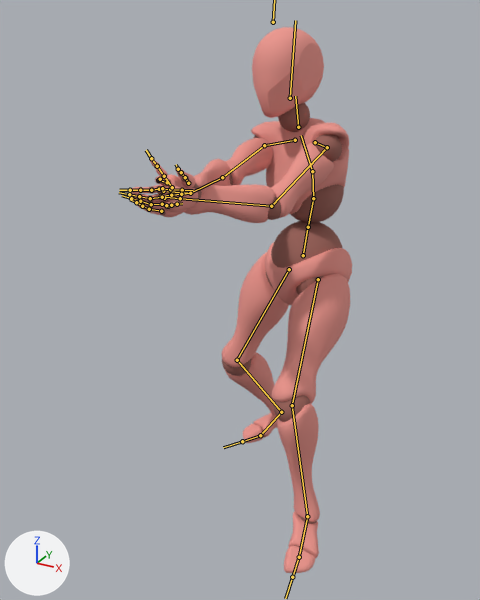
An edit to the FBX model Assets/Imported/Player.fbx, drawn before and after from the same camera.
Both versions are drawn from a 50 mm camera at (0.862, -2.055, 1.72) aimed at (-0.118, -0.274, 0.829). Lighting does not change. The marker at lower left points along +X, +Y and +Z. Both versions are drawn at frame 16 of the action 'mixamo.com'; the numbers are the values there. The bones that bend it are drawn over the model as lines.

Names of what the first picture shows: 'Beta_Joints', 'Beta_Surface'.
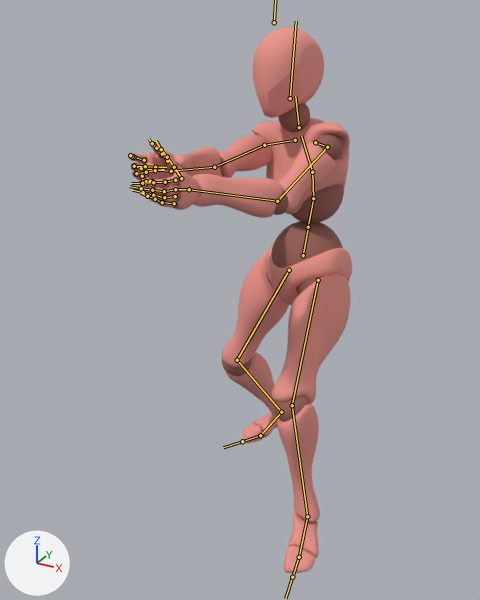
Commit message: fix: player hands distance

Where the change shows, as pixel boxes [x1, y1, x2, y2] in the pictures (480 x 600 px):
```json
{"object": "Beta_Surface", "change": "posed", "before": [130, 27, 352, 573], "after": [128, 28, 352, 573]}
{"object": "Beta_Joints", "change": "posed", "before": [138, 103, 344, 549], "after": [131, 103, 344, 549]}
{"bone": "mixamorig:RightArm", "before": "(264, 145) to (222, 177)", "after": "(264, 145) to (214, 167)"}
{"bone": "mixamorig:RightForeArm", "before": "(222, 177) to (190, 193)", "after": "(214, 167) to (171, 171)"}
{"bone": "mixamorig:RightHand", "before": "(190, 193) to (167, 191)", "after": "(171, 171) to (145, 169)"}
{"bone": "mixamorig:LeftArm", "before": "(327, 147) to (271, 206)", "after": "(327, 147) to (277, 201)"}
{"bone": "mixamorig:LeftForeArm", "before": "(271, 206) to (180, 198)", "after": "(277, 201) to (189, 189)"}
{"bone": "mixamorig:LeftHand", "before": "(180, 198) to (165, 197)", "after": "(189, 189) to (177, 189)"}
```

Edits to the scene script, one JSON object a line:
```json
{"block": "bone_mixamorig_rightshoulder", "where": "bone_mixamorig_rightshoulder = bpy.data.objects['Armature'].pose.bones['mixamorig:RightShoulder']  # child of 'mixamorig:Spine2'"}
{"op": "set", "path": "bone_mixamorig_rightshoulder.rotation_quaternion", "old": "(0.872, 0.048, 0.297, -0.386)", "new": "(0.872, 0.037, 0.305, -0.382)", "note": "degrees (-10, 34, -51) -> degrees (-12, 34, -51)"}
{"block": "bone_mixamorig_rightarm", "where": "bone_mixamorig_rightarm = bpy.data.objects['Armature'].pose.bones['mixamorig:RightArm']  # child of 'mixamorig:RightShoulder'"}
{"op": "set", "path": "bone_mixamorig_rightarm.rotation_quaternion", "old": "(0.832, 0.297, 0.161, -0.44)", "new": "(0.847, 0.245, 0.197, -0.429)", "note": "degrees (25, 32, -49) -> degrees (17, 33, -49)"}
{"block": "bone_mixamorig_rightforearm", "where": "bone_mixamorig_rightforearm = bpy.data.objects['Armature'].pose.bones['mixamorig:RightForeArm']  # child of 'mixamorig:RightArm'"}
{"op": "set", "path": "bone_mixamorig_rightforearm.rotation_quaternion", "old": "(0.984, 0.0, -0.004, -0.18)", "new": "(0.985, 0.0, 0.014, -0.171)", "note": "degrees (0, 0, -21) -> degrees (0, 2, -20)"}
{"block": "bone_mixamorig_righthand", "where": "bone_mixamorig_righthand = bpy.data.objects['Armature'].pose.bones['mixamorig:RightHand']  # child of 'mixamorig:RightForeArm'"}
{"op": "set", "path": "bone_mixamorig_righthand.rotation_quaternion", "old": "(0.902, -0.253, 0.349, 0.0)", "new": "(0.902, -0.248, 0.348, 0.06)", "note": "degrees (-36, 39, -13) -> degrees (-33, 41, -5)"}
{"block": "bone_mixamorig_leftshoulder", "where": "bone_mixamorig_leftshoulder = bpy.data.objects['Armature'].pose.bones['mixamorig:LeftShoulder']  # child of 'mixamorig:Spine2'"}
{"op": "set", "path": "bone_mixamorig_leftshoulder.rotation_quaternion", "old": "(0.846, 0.009, -0.417, 0.332)", "new": "(0.845, -0.001, -0.423, 0.327)", "note": "degrees (-22, -45, 52) -> degrees (-24, -46, 52)"}
{"block": "bone_mixamorig_leftarm", "where": "bone_mixamorig_leftarm = bpy.data.objects['Armature'].pose.bones['mixamorig:LeftArm']  # child of 'mixamorig:LeftShoulder'"}
{"op": "set", "path": "bone_mixamorig_leftarm.rotation_quaternion", "old": "(0.83, 0.5, -0.198, 0.146)", "new": "(0.856, 0.451, -0.214, 0.136)", "note": "degrees (61, -28, 3) -> degrees (55, -29, 3)"}
{"block": "bone_mixamorig_leftforearm", "where": "bone_mixamorig_leftforearm = bpy.data.objects['Armature'].pose.bones['mixamorig:LeftForeArm']  # child of 'mixamorig:LeftArm'"}
{"op": "set", "path": "bone_mixamorig_leftforearm.rotation_quaternion", "old": "(0.92, -0.001, 0.009, 0.393)", "new": "(0.923, 0.0, -0.038, 0.382)", "note": "degrees (0, 1, 46) -> degrees (-2, -4, 45)"}
{"block": "bone_mixamorig_lefthand", "where": "bone_mixamorig_lefthand = bpy.data.objects['Armature'].pose.bones['mixamorig:LeftHand']  # child of 'mixamorig:LeftForeArm'"}
{"op": "set", "path": "bone_mixamorig_lefthand.rotation_quaternion", "old": "(0.908, -0.378, -0.179, -0.037)", "new": "(0.907, -0.374, -0.177, -0.075)", "note": "degrees (-46, -21, 4) -> degrees (-45, -22, 0)"}
```
